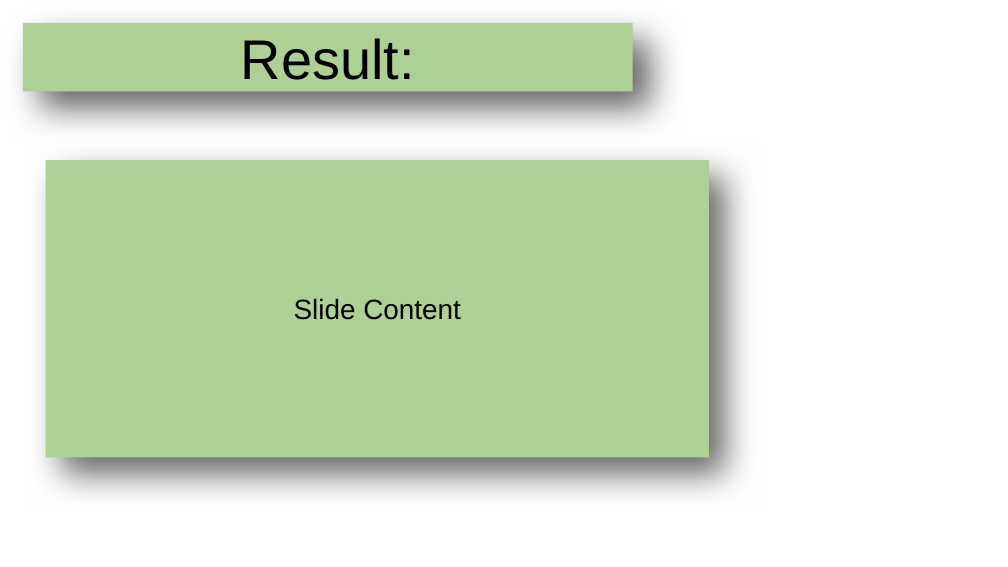
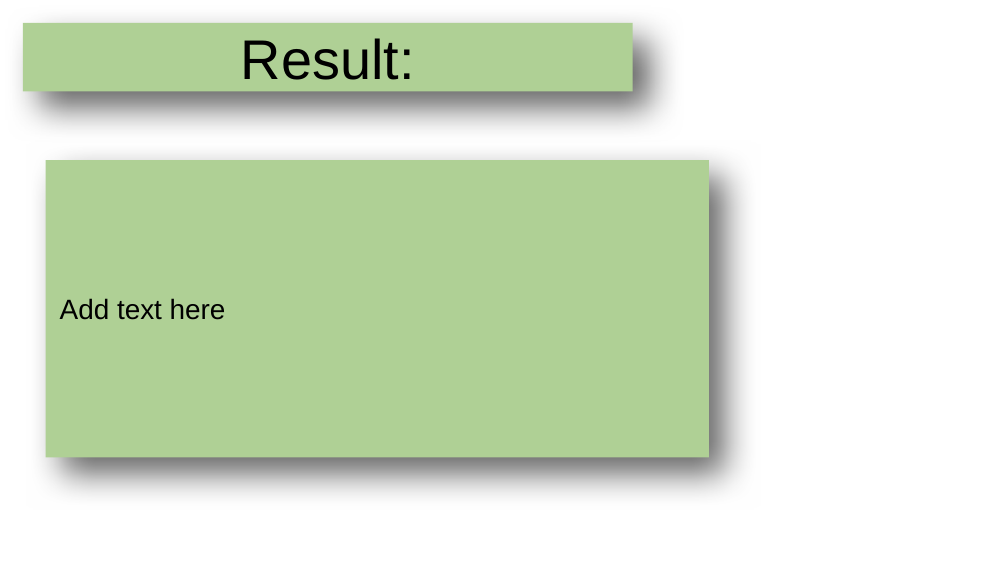
Before and after one commit to echoofskyz/ugrproj, a slide deck: slide 4 of docs/presentation.odp. Drawn at 1008x567 pixels with LibreOffice and Linux fonts; fonts in the diff are those of the drawing; background and template pictures are left out. Boxes give left, top, right and bottom in pixels: in the first picture for what was removed or moved away, otherwise in the second. Text is boxed around its words. In the diff, an @@ line names an element or a change of style, - is before the commit and + after.

```diff
--- a/docs/presentation.odp
+++ b/docs/presentation.odp
@@ title at (x1=60, y1=298, x2=226, y2=320): text changed @@
-Slide Content
+Add text here
```
Also in this commit, not shown: 2 other slides changed, 3 slides added, 3 slides removed.
